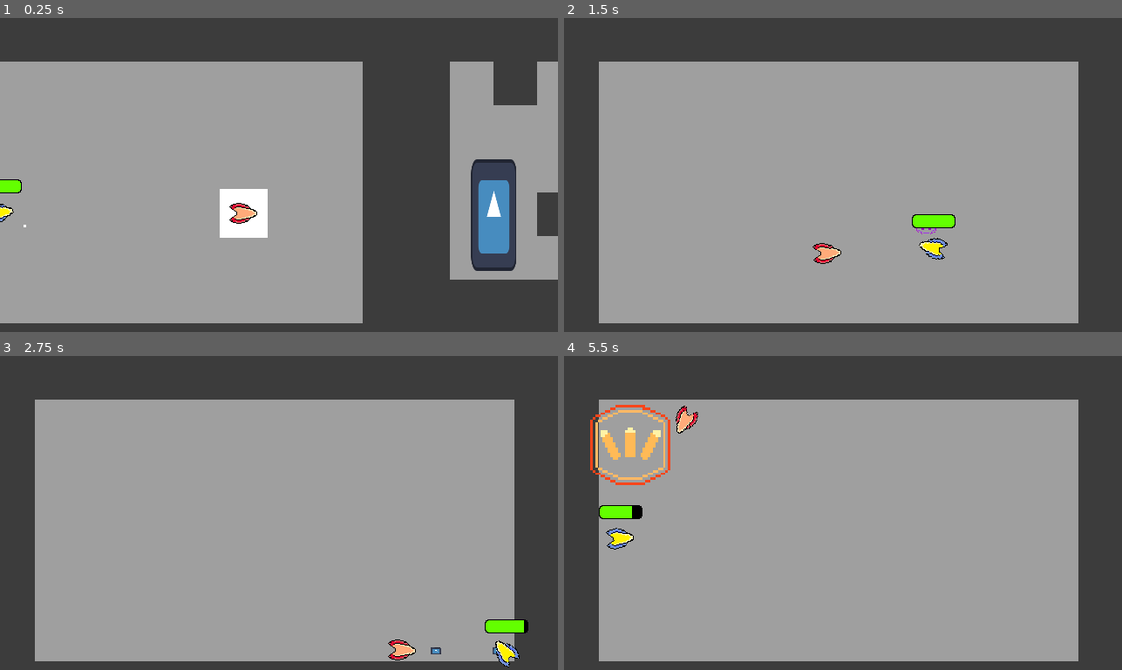
Above: before the commit, frames 1-4 (two rows, left to right).
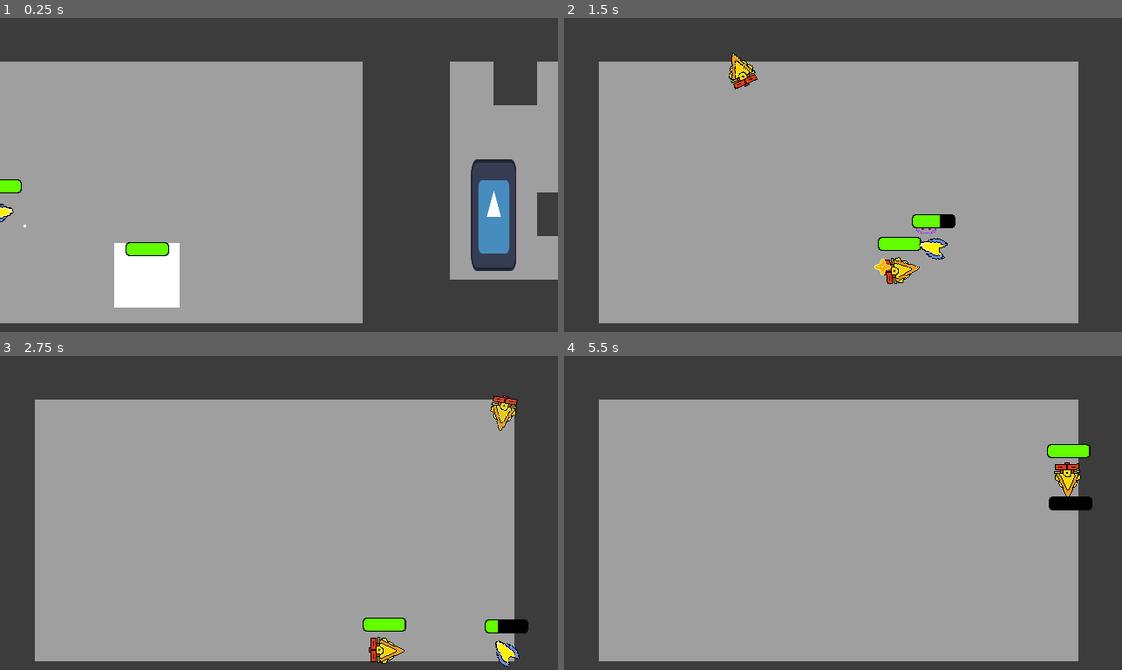
Above: after the commit, the same moments.

Repository: Nick98765432/Space-Blast
Game: Godot game, scene res://Levels/node_2d.tscn
Same seed, same stepped clock (60 frames per second), same inputs: the game is played once before the commit and once after it. The engine's default icon, where the game draws it, is replaced by a stand-in: a white triangle on a blue panel in a dark square.
Inputs (mouse positions are in pixels of both pictures, inside the frame that each line leads up to):
- Up to frame 1 (0.25 s): no input
- Up to frame 2 (1.5 s): move the mouse to (965, 159) at 0.52 s; hold D (right) 0.53-1.28 s; right-click (965, 159) at 0.6 s; move the mouse to (731, 190) at 1.27 s; hold S (down) from 1.28 s (still down); tap 3 (fullAuto) at 1.35 s
- Up to frame 3 (2.75 s): move the mouse to (334, 443) at 2.02 s; release S (down) at 2.03 s; hold D (right) from 2.03 s (still down); tap E (interact) at 2.1 s
- Up to frame 4 (5.5 s): move the mouse to (815, 575) at 2.77 s; release D (right) at 2.78 s; hold W (up) 2.78-3.53 s; tap Space (parry) at 2.85 s; move the mouse to (1010, 560) at 3.52 s; press the mouse at (1010, 560) at 3.53 s; hold A (left) 3.53-5.03 s; move the mouse to (675, 465) at 4.27 s; release the mouse at (675, 465) at 4.28 s; tap 1 (shot) at 4.35 s; move the mouse to (870, 513) at 5.02 s; hold S (down) from 5.03 s (still down); tap 2 (shotgun) at 5.1 s

The runs differ from the first frame. In frame 1, 3.8% of the frame differs, in the area x 20-48%, y 54-93%; in frame 2, 1.4%; in frame 3, 1.4%; in frame 4, 3.0%.

Commit message:
Revert "test 1"
This reverts commit 240fc1b05dd6e8306492d7190507657ccdb52e86.

Diff:
--- a/Levels/node_2d.tscn
+++ b/Levels/node_2d.tscn
@@ -336,6 +336,6 @@
 player = NodePath("../Player")
 
 [node name="Spawner42" parent="." node_paths=PackedStringArray("player") instance=ExtResource("5_mnti6")]
-position = Vector2(-187, 224)
-type = 7
-player = NodePath("../Player")
+position = Vector2(-298, 295)
+type = 9
+player = NodePath("../Player")
